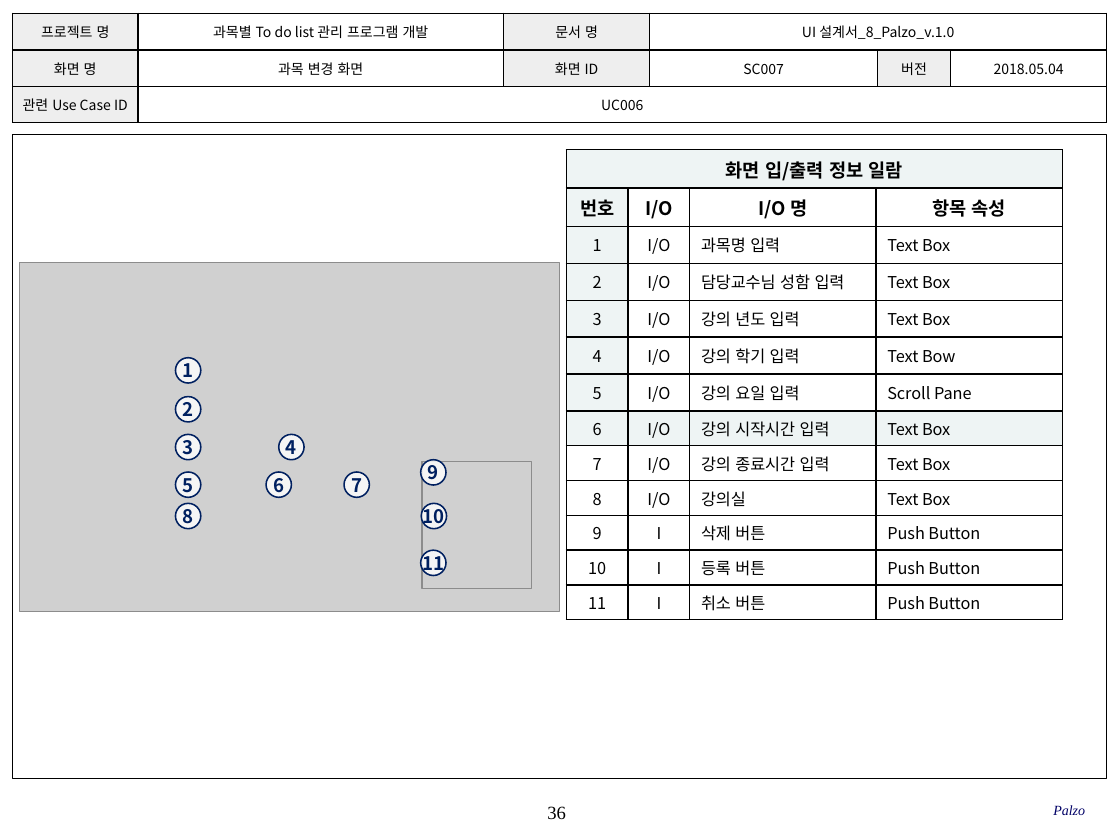
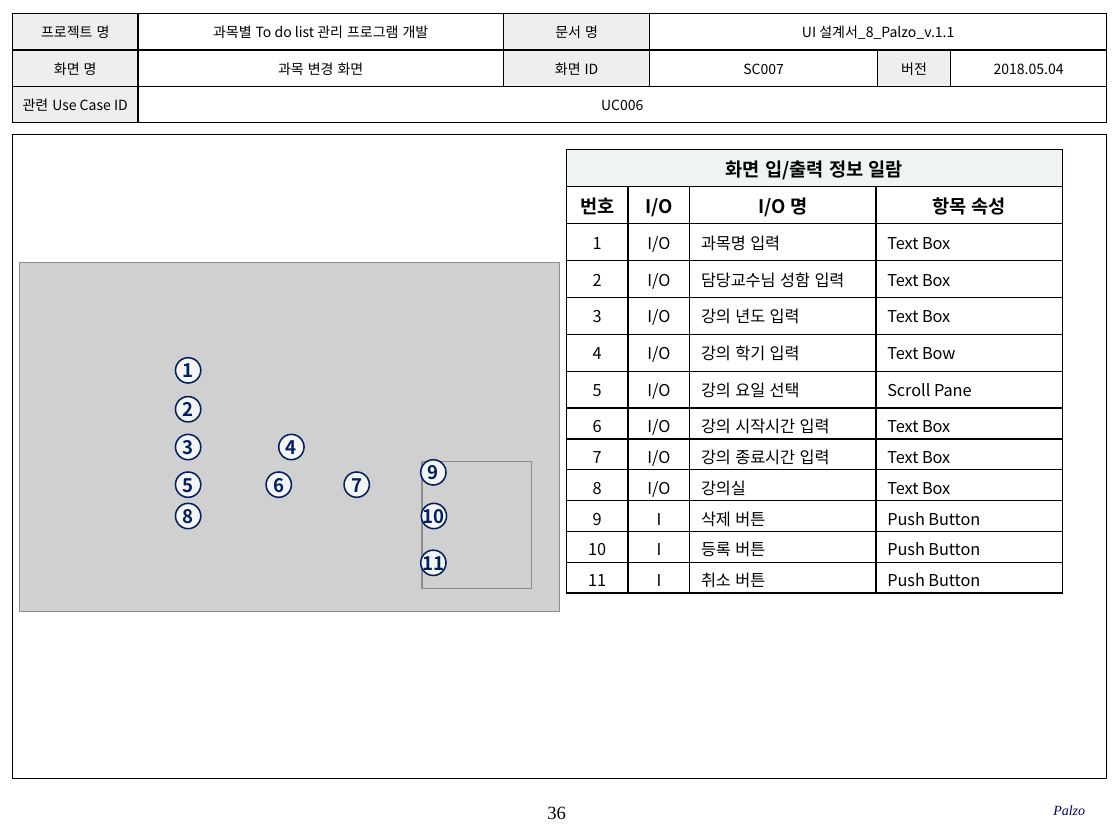
Before and after one commit to SMU-SE-Admin/18-1_8_PALZO_Doc, a slide deck: slide 36 of 03 설계/UI 설계서_8_Palzo.pptx. Drawn at 1120x840 pixels with LibreOffice and Linux fonts; fonts in the diff are those of the drawing; grey boxes stand for pictures; background and template pictures are left out. Boxes give left, top, right and bottom in pixels: in the first picture for what was removed or moved away, otherwise in the second. Text is boxed around its words. In the diff, an @@ line names an element or a change of style, - is before the commit and + after.

Commit message:
#1102 UI 설계서 작성
작성 항목 확인 및 점검, 보완사항 추가

```diff
--- a/03 설계/UI 설계서_8_Palzo.pptx
+++ b/03 설계/UI 설계서_8_Palzo.pptx
@@ table at (x1=12, y1=13, x2=1105, y2=123) @@
-row 1, column 4: UI 설계서_8_Palzo_v.1.0
+row 1, column 4: UI 설계서_8_Palzo_v.1.1
@@ table at (x1=567, y1=150, x2=1062, y2=594) @@
-row 7, column 3: 강의 요일 입력
+row 7, column 3: 강의 요일 선택
@@ fill #EEF4F4 to #FFFFFF in 10 cells @@
```
Also in this commit, not shown: 39 other slides changed.
